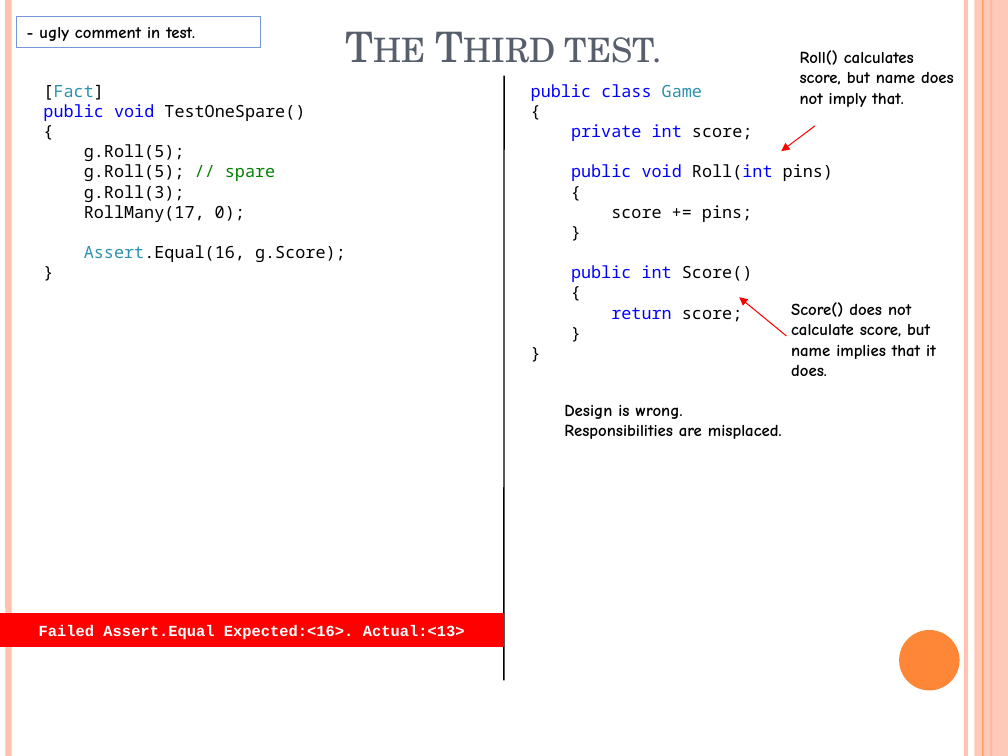
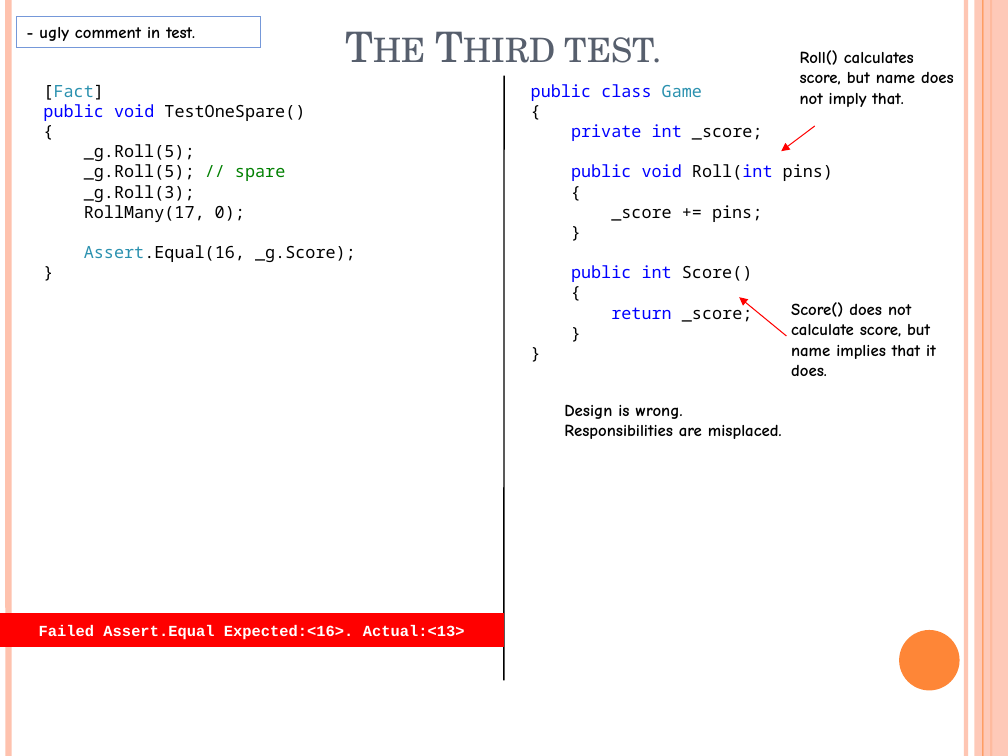
Before and after one commit to nielsruys/workshop-unit-testing, a slide deck: slide 29 of TDD/BowlingGameKata.pptx. Drawn at 1008x756 pixels with LibreOffice and Linux fonts; fonts in the diff are those of the drawing. Boxes give left, top, right and bottom in pixels: in the first picture for what was removed or moved away, otherwise in the second. Text is boxed around its words. In the diff, an @@ line names an element or a change of style, - is before the commit and + after.

```diff
--- a/TDD/BowlingGameKata.pptx
+++ b/TDD/BowlingGameKata.pptx
@@ text at box(84, 144, 285, 202): text changed @@
-g.Roll(5);
-g.Roll(5); // spare
-g.Roll(3);
+_g.Roll(5);
+_g.Roll(5); // spare
+_g.Roll(3);
@@ text at box(571, 124, 763, 141): text changed @@
-private int score;
+private int _score;
@@ text at box(611, 205, 762, 222): text changed @@
-score += pins;
+_score += pins;
@@ text at box(84, 245, 356, 262): text changed @@
-Assert.Equal(16, g.Score);
+Assert.Equal(16, _g.Score);
@@ text at box(611, 303, 753, 322): text changed; text colour #0000FF to #000000 @@
-return score;
+return _score;
```
Also in this commit, not shown: 30 other slides changed, 5 other files.
